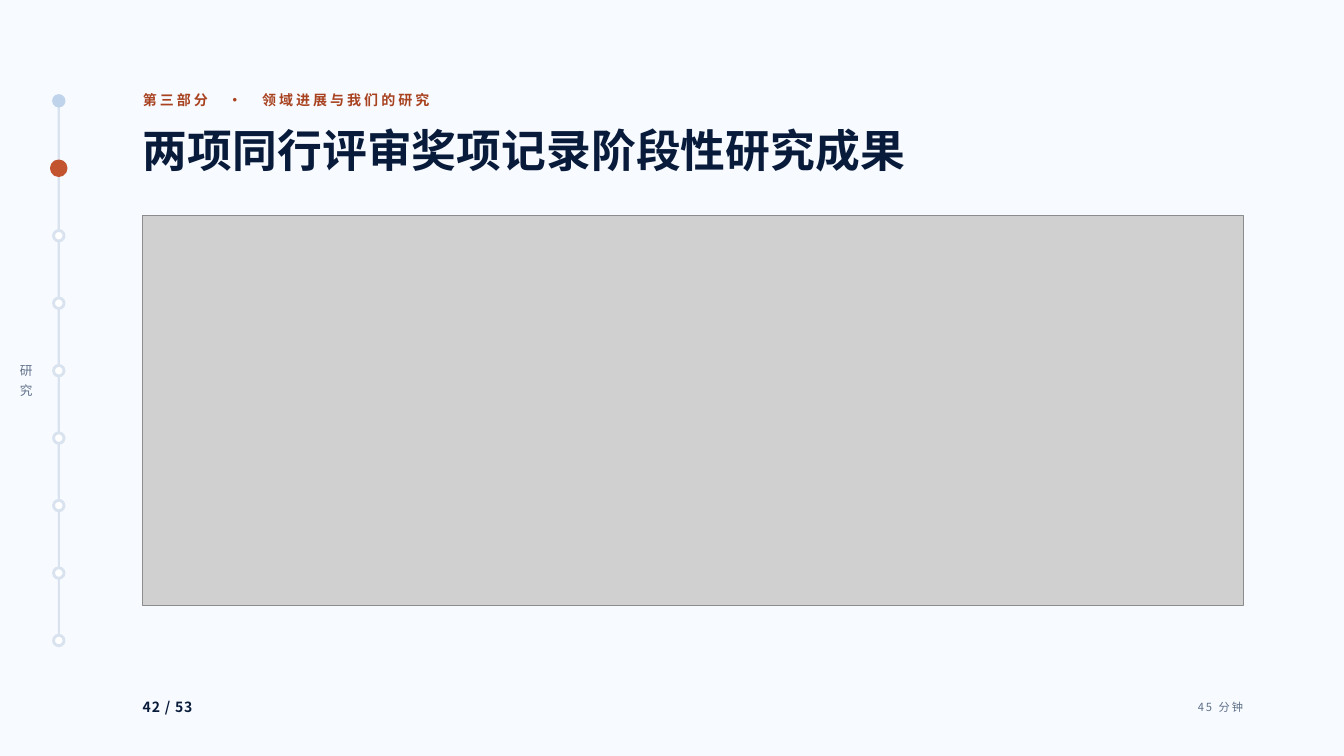
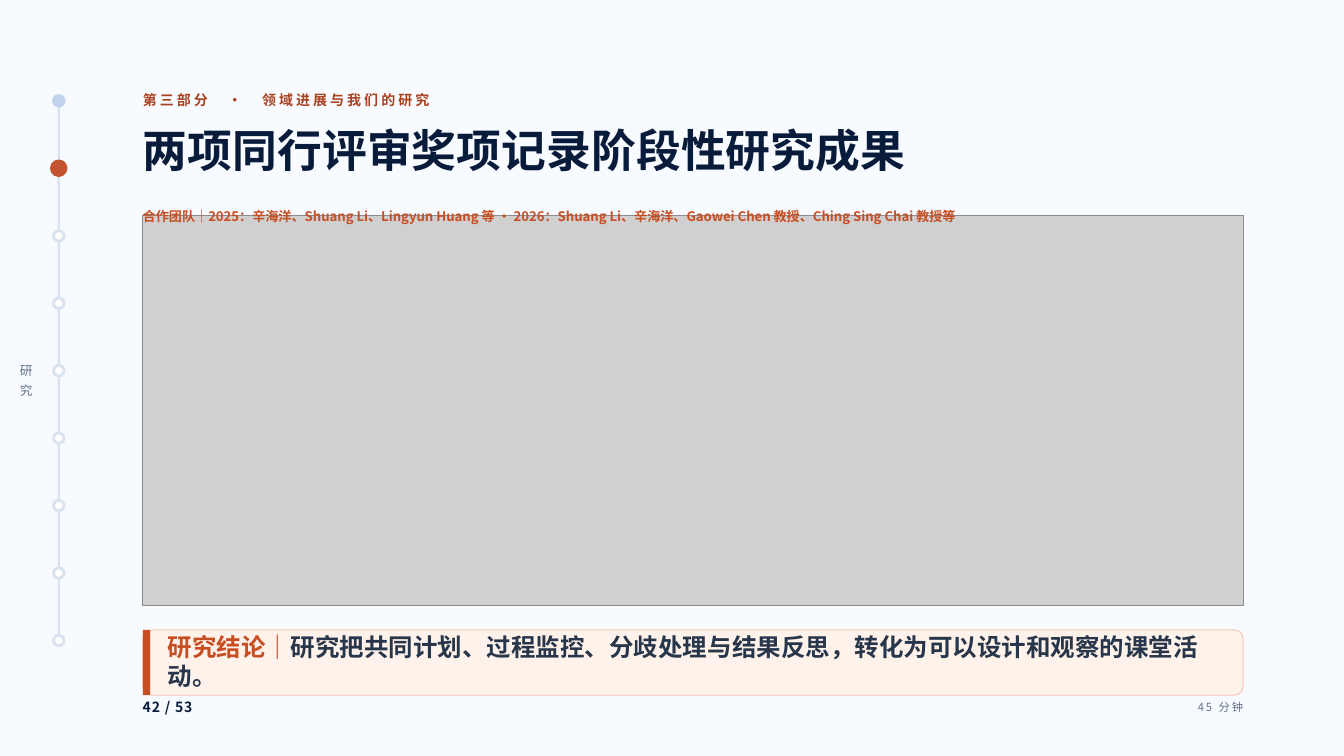
Before and after one commit to tonyxinvip/slides, a slide deck: slide 42 of student-ai-cognitive-division-2026/downloads/student-ai-cognitive-division-2026.pptx. Drawn at 1344x756 pixels with LibreOffice and Linux fonts; fonts in the diff are those of the drawing; grey boxes stand for pictures. Boxes give left, top, right and bottom in pixels: in the first picture for what was removed or moved away, otherwise in the second. Text is boxed around its words. In the diff, an @@ line names an element or a change of style, - is before the commit and + after.

```diff
--- a/student-ai-cognitive-division-2026/downloads/student-ai-cognitive-division-2026.pptx
+++ b/student-ai-cognitive-division-2026/downloads/student-ai-cognitive-division-2026.pptx
@@ text added at [143, 207, 955, 224], 9.4 pt, text #C74E22, bold @@
+合作团队｜2025：辛海洋、Shuang Li、Lingyun Huang 等 · 2026：Shuang Li、辛海洋、Gaowei Chen 教授、Ching Sing Chai 教授等
@@ rounded rectangle added at [143, 630, 1244, 696], fill #FFF2EA, outline #F3C8B7 0.75 pt @@
@@ rectangle added at [143, 630, 150, 696], fill #C74E22 @@
@@ text added at [168, 634, 1198, 687], 17.5 pt, text #27364A, bold @@
+研究结论｜研究把共同计划、过程监控、分歧处理与结果反思，转化为可以设计和观察的课堂活动。
```
Also in this commit, not shown: 25 other slides changed, 57 other files.
